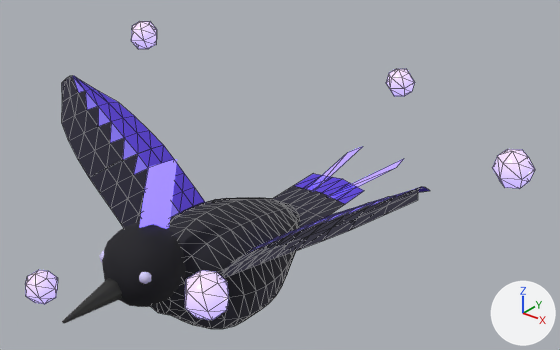
Before and after pictures for a commit that changed the glTF model species/models/clocktower-raven.glb.
Rendered twice from a 50 mm lens placed at (0.218, -0.226, 0.194), pointed at (0.004, 0.041, 0.028). Every picture has the same lights, and +X, +Y and +Z are marked at lower right. The older version comes first. Mesh edges are drawn as thin lines on the coarser meshes. Where no turn or scale is listed for an object, it has been applied to the vertices. Vertices at exactly the same position are counted once.

The scene before the commit, as lines of its bpy script (objects in view):
```python
me_head = bpy.data.meshes.new('head')
me_head.from_pydata(...)  # 148 vertices, 274 faces; spans x -0.0175..0.0175, y -0.0475..0.0174, z -0.0155..0.0454
# faces by material slot: [120, 128, 24, 2]
me_head.materials.append(mat_head)  # black #14131c
me_head.materials.append(mat_eye)  # blue #d8d0ff
me_head.materials.append(mat_beak)  # black #2e2e2e
me_head.materials.append(mat_accent_2_lit)  # blue #8e7bff, glowing blue #8e7bff
me_motes = bpy.data.meshes.new('motes')
me_motes.from_pydata(...)  # 100 vertices, 180 faces; spans x -0.121..0.121, y -0.109..0.127, z -0.068..0.04
me_motes.materials.append(mat_glow_lit)  # blue #b9a8ff, glowing blue #b9a8ff
me_wingltip = bpy.data.meshes.new('wingltip')
me_wingltip.from_pydata(...)  # 36 vertices, 50 faces; spans x -0.0018..0.0461, y -0.0187..0.0293, z -0.0001..0.0331
# faces by material slot: [20, 5, 25]
me_wingltip.materials.append(mat_pattern_2)  # blue #5b3fd9
me_wingltip.materials.append(mat_trim_2)  # blue #8e7bff
me_wingltip.materials.append(mat_wing_2)  # dark blue #232133
me_wingrtip = bpy.data.meshes.new('wingrtip')
me_wingrtip.from_pydata(...)  # 36 vertices, 50 faces; spans x -0.0461..0.0018, y -0.0187..0.0293, z -0.0001..0.0331
# faces by material slot: [20, 5, 25]
me_wingrtip.materials.append(mat_pattern_2)  # blue #5b3fd9
me_wingrtip.materials.append(mat_trim_2)  # blue #8e7bff
me_wingrtip.materials.append(mat_wing_2)  # dark blue #232133
ob_head = bpy.data.objects.new('Head', me_head)
ob_head.location = (0.0, -0.0401, 0.0157)
ob_motes = bpy.data.objects.new('Motes', me_motes)
ob_motes.location = (0.0, 0.029, 0.0409)
ob_wingltip = bpy.data.objects.new('WingLTip', me_wingltip)
ob_wingltip.location = (0.0562, -0.0081, 0.0345)
ob_wingrtip = bpy.data.objects.new('WingRTip', me_wingrtip)
ob_wingrtip.location = (-0.0562, -0.0081, 0.0345)
# also in view: 'WingL' at (0.037, -0.004, 0.022); 'Tail' at (0.0, 0.094, 0.001); 'Body' at (0.0, 0.007, -0.005); 'WingR' at (-0.037, -0.004, 0.022)
```
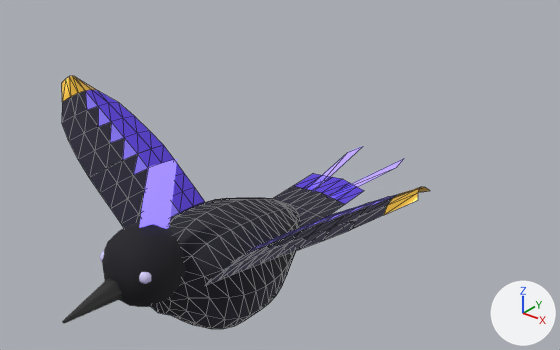
What changed in the scene script:
```text
Add mat_gilt_2:
    mat_gilt_2 = principled_material('gilt-2')
    mat_gilt_2.base_color = (0.768, 0.445, 0.0452)  # yellow #e3b23c
    mat_gilt_2.metallic = 0.45
    mat_gilt_2.roughness = 0.3
    mat_gilt_2.emission_color = (0.0922, 0.0534, 0.0054)  # brown #564111
    mat_gilt_2.emission_strength = 1.0
Change me_wingltip:
    where me_wingltip.from_pydata(...)  # 36 vertices, 50 faces; spans x -0.0018..0.0461, y -0.0187..0.0293, z -0.0001..0.0331
    used by ob_wingltip; location = (0.0562, -0.0081, 0.0345)
    me_wingltip part 1: 4 faces spanning x 0.0351..0.0461, y 0.0108..0.0197, z 0.0244..0.0331 switch from mat_pattern_2 (blue #5b3fd9) to mat_gilt_2 (yellow #e3b23c)
    me_wingltip part 2: 5 faces spanning x 0.0351..0.0461, y -0.0023..0.0108, z 0.0243..0.0331 switch from mat_wing_2 (dark blue #232133) to mat_gilt_2 (yellow #e3b23c)
Change me_wingrtip:
    where me_wingrtip.from_pydata(...)  # 36 vertices, 50 faces; spans x -0.0461..0.0018, y -0.0187..0.0293, z -0.0001..0.0331
    used by ob_wingrtip; location = (-0.0562, -0.0081, 0.0345)
    me_wingrtip part 3: 4 faces spanning x -0.0461..-0.0351, y 0.0108..0.0197, z 0.0244..0.0331 switch from mat_pattern_2 (blue #5b3fd9) to mat_gilt_2 (yellow #e3b23c)
    me_wingrtip part 4: 1 face spanning x -0.0443..-0.0351, y 0.0065..0.0109, z 0.027..0.0331 switches from mat_trim_2 (blue #8e7bff) to mat_gilt_2 (yellow #e3b23c)
    me_wingrtip part 5: 5 faces spanning x -0.0461..-0.0351, y -0.0023..0.0108, z 0.0243..0.0331 switch from mat_wing_2 (dark blue #232133) to mat_gilt_2 (yellow #e3b23c)
Remove ob_motes:
    ob_motes = bpy.data.objects.new('Motes', me_motes)
    ob_motes.location = (0.0, 0.029, 0.0409)
```

Where the change shows, as pixel boxes [x1, y1, x2, y2] in the pictures (560 x 350 px):
'Motes', deleted
    before: [25, 21, 535, 320]
part 1 of me_wingltip, recoloured
    both: [418, 187, 430, 193]
part 2 of me_wingltip, recoloured (lighter)
    both: [384, 187, 420, 215]
part 3 of me_wingrtip, recoloured
    both: [73, 76, 96, 91]
part 4 of me_wingrtip, recoloured
    both: [73, 77, 85, 93]
part 5 of me_wingrtip, recoloured
    both: [62, 76, 78, 102]
